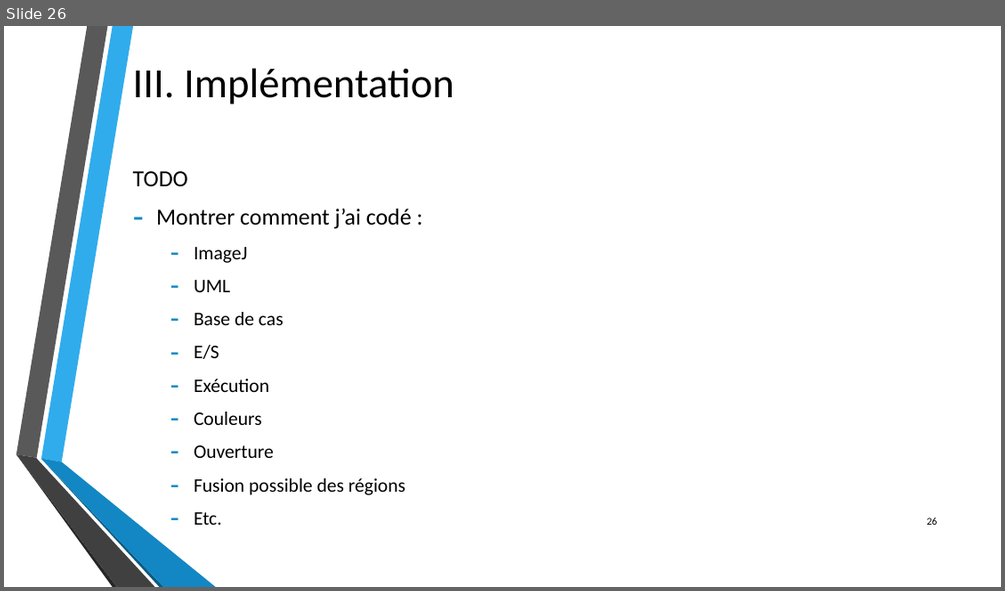
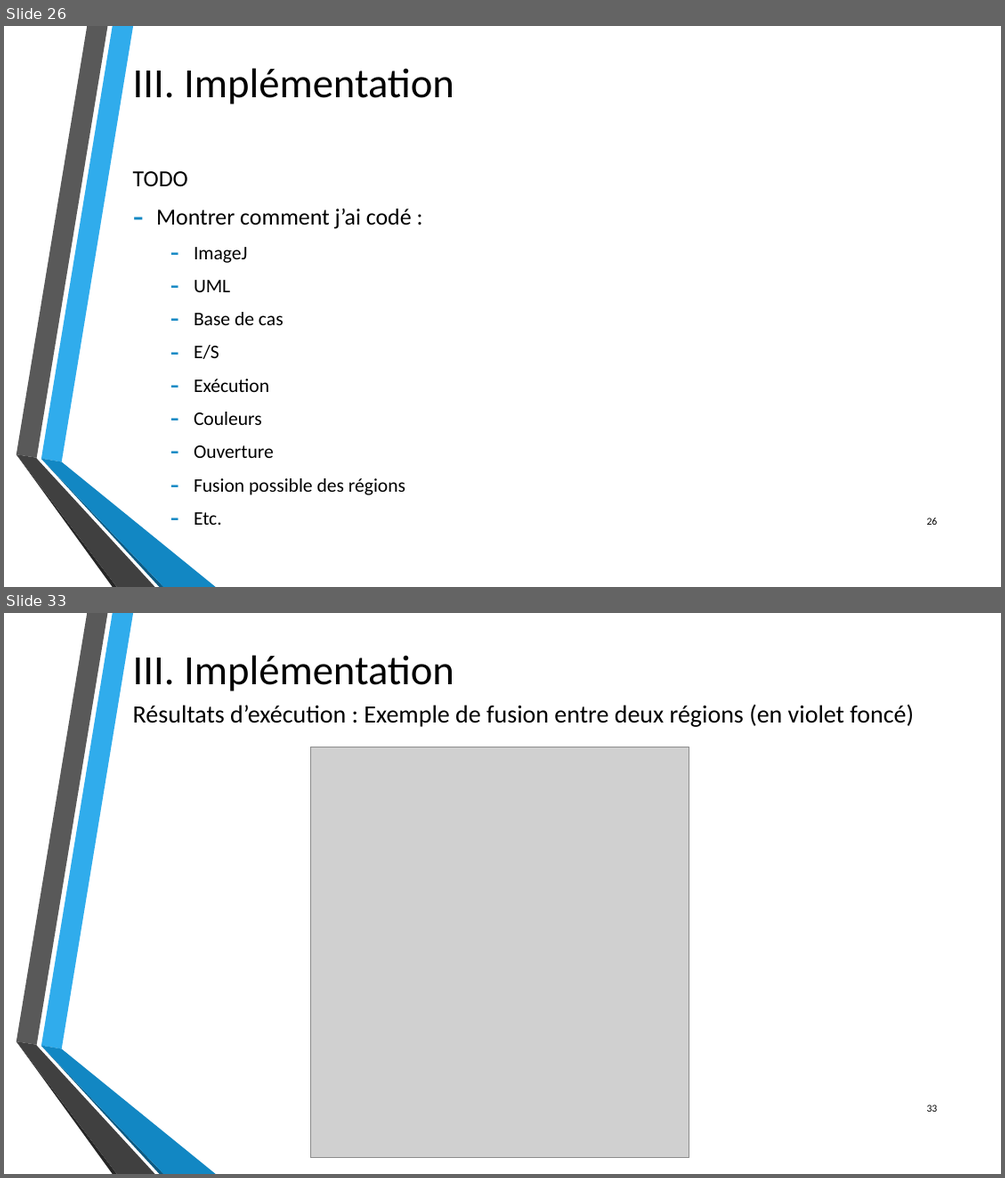
Before and after one commit to byZipo/Dossiers-Stage, a slide deck: Travail_realise/Presentations/Utilisation_du_RaPC_pour_la_segmentation_d_images.pptx. Shown one above the other, each under a label of ours: slide 26 before the commit, slides 26 and 33 after it; the slides between them are not shown. The pictures are 1005x591 and 1005x1178 pixels, drawn with LibreOffice and Linux fonts; fonts in the diff are those of the drawing; grey boxes stand for pictures; background and template pictures are left out. Boxes give left, top, right and bottom in pixels: in the first picture for what was removed or moved away, otherwise in the second. Text is boxed around its words. In the diff, an @@ line names an element or a change of style, - is before the commit and + after.

Commit message:
ajout de deux parties dans la presentation (implementation et problemes de segmentation)

```diff
--- a/Travail_realise/Presentations/Utilisation_du_RaPC_pour_la_segmentation_d_images.pptx
+++ b/Travail_realise/Presentations/Utilisation_du_RaPC_pour_la_segmentation_d_images.pptx
@@ slide 33 added at <box>4,613,1001,1174</box>, background picture (left out); not listed: 6 template elements that a slide beside it also shows @@
@@ title added at <box>133,655,454,691</box>, 40 pt, text #000000 @@
+III. Implémentation
@@ text added at <box>133,704,914,727</box>, 24 pt, text #000000 @@
+Résultats d’exécution : Exemple de fusion entre deux régions (en violet foncé)
@@ picture added at <box>310,747,689,1158</box> @@
@@ page number added at <box>927,1104,938,1111</box>, 10 pt, text #000000 @@
+33
```
Also in this commit, not shown: 1 slide changed, 11 other slides added, 4 other files.
